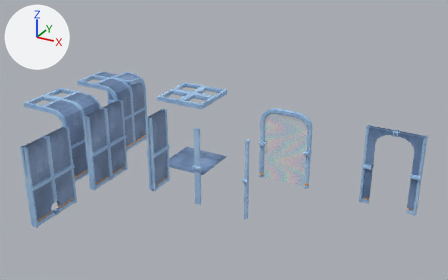
An edit to the Blender file Tilemap.blend, drawn before and after from the same camera.
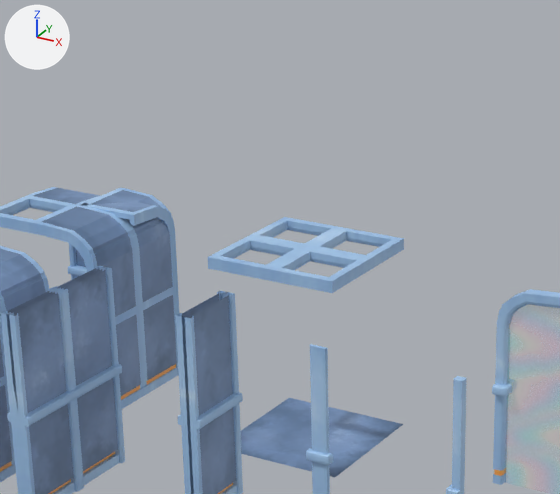
Each version appears first whole from a 50 mm camera at (23.19, -11.63, 11.03) aimed at (13.09, 6.74, 1.84), and next in a close-up on the part from 19% to 63% of the width and 2% to 65% of the height. The lights are fixed; the arrows at upper left show +X, +Y and +Z. The older version's two pictures come first.

Objects in the first close-up: 'Arco_Barrera', 'Esquina_Pared', 'Pared', 'Pared_Esquina', 'Pared_Interna_Grande', 'Pared_Interna_Pequeña', 'Techo_Completo', 'Terminacion_Pared'.
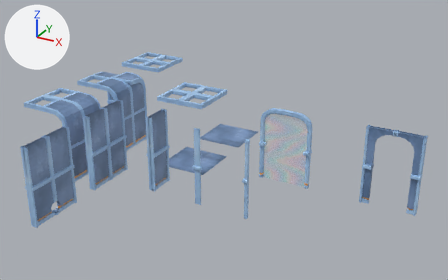
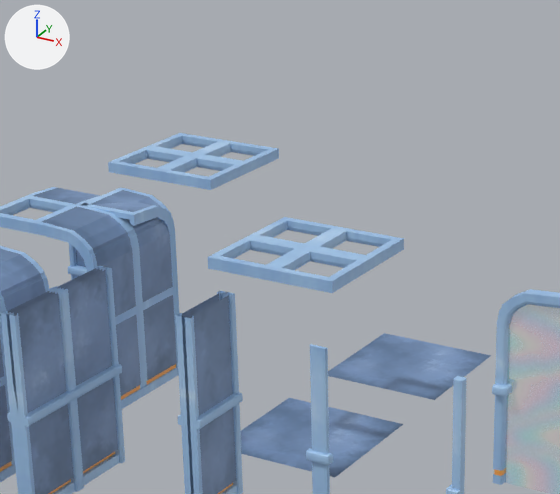
Commit message: Techo y Suelo por separado

What changed in the scene script:
```text
Add me_cube_004:
    me_cube_004.from_pydata(...)  # 132 vertices, 147 faces; spans x -1.35..1.35, y -1.0..1.0, z 1.91..2.02
    me_cube_004.materials.append(mat_paletatilemap)  # picture img_paletatilemap_png
Add me_cube_003:
    me_cube_003.from_pydata(...)  # 18 vertices, 8 faces; spans x -1.35..1.35, y -1.0..1.0, z 0.0
    me_cube_003.materials.append(mat_paletatilemap)  # picture img_paletatilemap_png
Add ob_techo_completo_sinsuelo:
    ob_techo_completo_sinsuelo = bpy.data.objects.new('Techo_Completo_SinSuelo', me_cube_004)
    ob_techo_completo_sinsuelo.location = (7.0, 11.0, 0.0)
    ob_techo_completo_sinsuelo.scale = (0.739, 0.996, 1.44)
Add ob_suelo:
    ob_suelo = bpy.data.objects.new('Suelo', me_cube_003)
    ob_suelo.location = (11.0, 11.0, 0.0)
    ob_suelo.scale = (0.739, 0.996, 1.44)
```

What differs and where, as boxes [x1, y1, x2, y2] in the close-ups (560 x 494 px):
'Suelo', added (blue): after [328, 333, 491, 400]
'Techo_Completo_SinSuelo', added (blue): after [108, 133, 279, 190]
